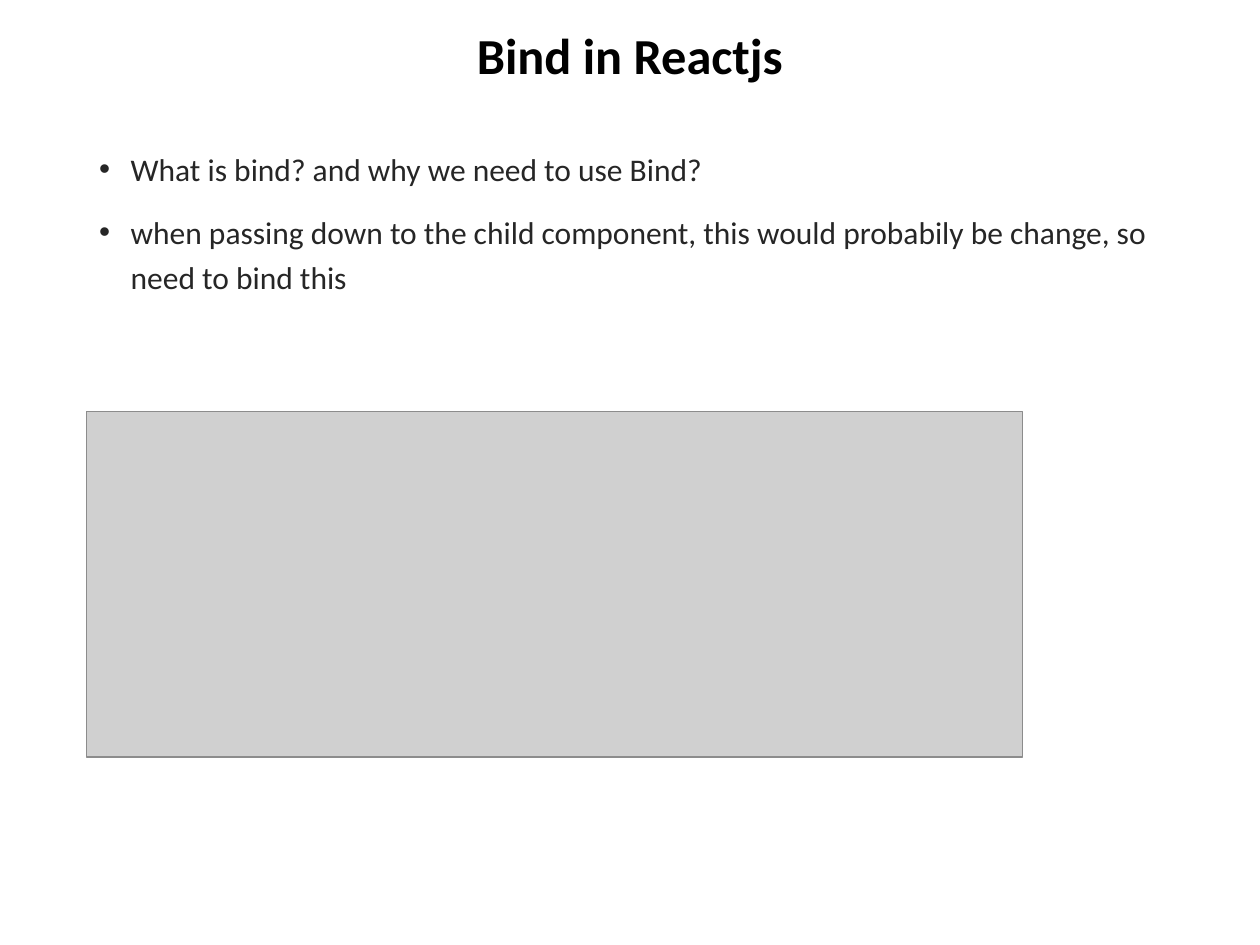
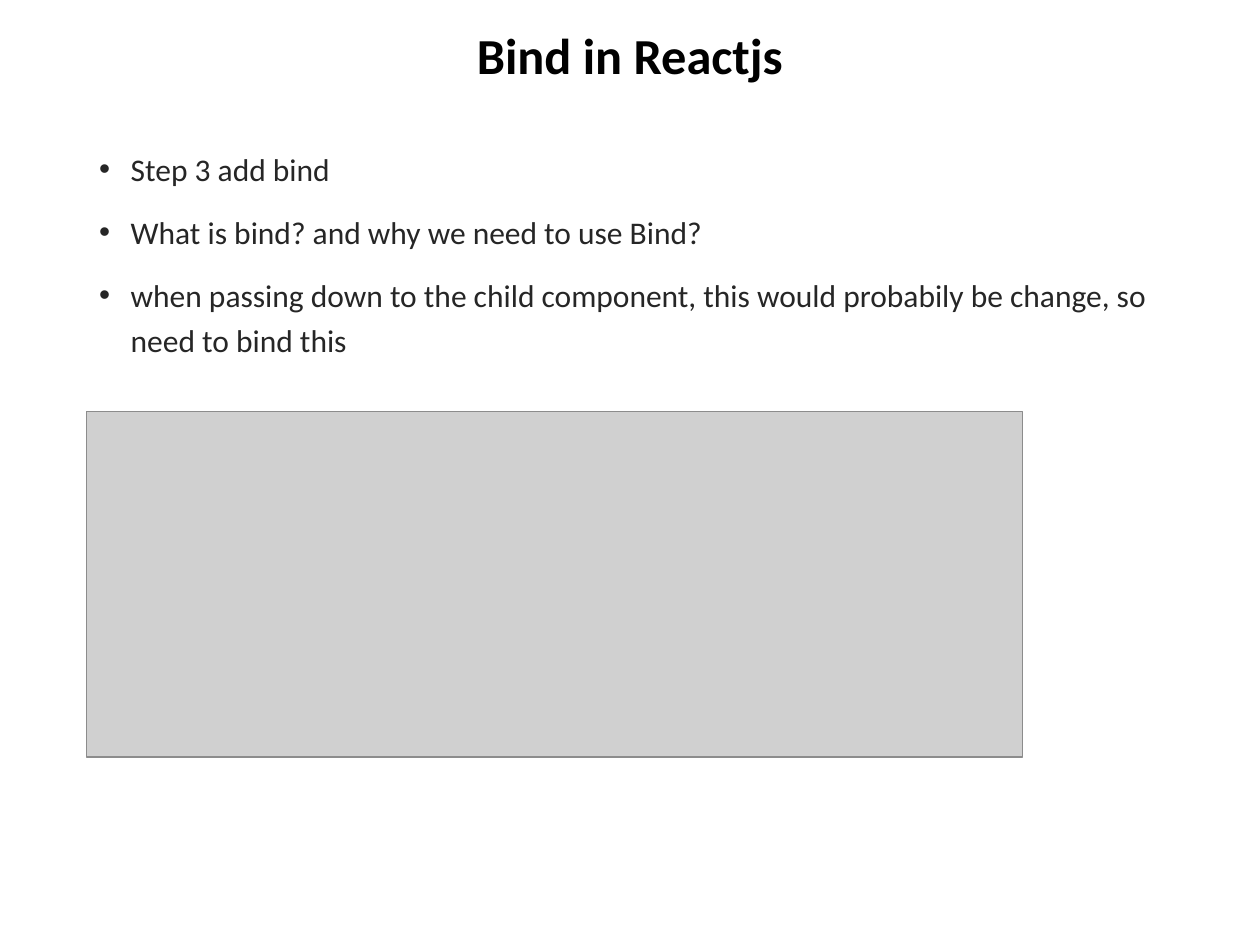
Before and after one commit to chuacw/SGUS-Slides, a slide deck: slide 15 of BCI - Batch2 - Day9 - Reactjs 1 Intro.pptx (slide 23 before the commit). Drawn at 1260x945 pixels with LibreOffice and Linux fonts; fonts in the diff are those of the drawing; grey boxes stand for pictures. Boxes give left, top, right and bottom in pixels: in the first picture for what was removed or moved away, otherwise in the second. Text is boxed around its words. In the diff, an @@ line names an element or a change of style, - is before the commit and + after.

```diff
--- a/BCI - Batch2 - Day9 - Reactjs 1 Intro.pptx
+++ b/BCI - Batch2 - Day9 - Reactjs 1 Intro.pptx
@@ text at [131, 159, 330, 186]: paragraph added @@
+• Step 3 add bind
```
Also in this commit, not shown: 3 other slides changed, 3 slides added, 1 slide removed, 1 other file.
